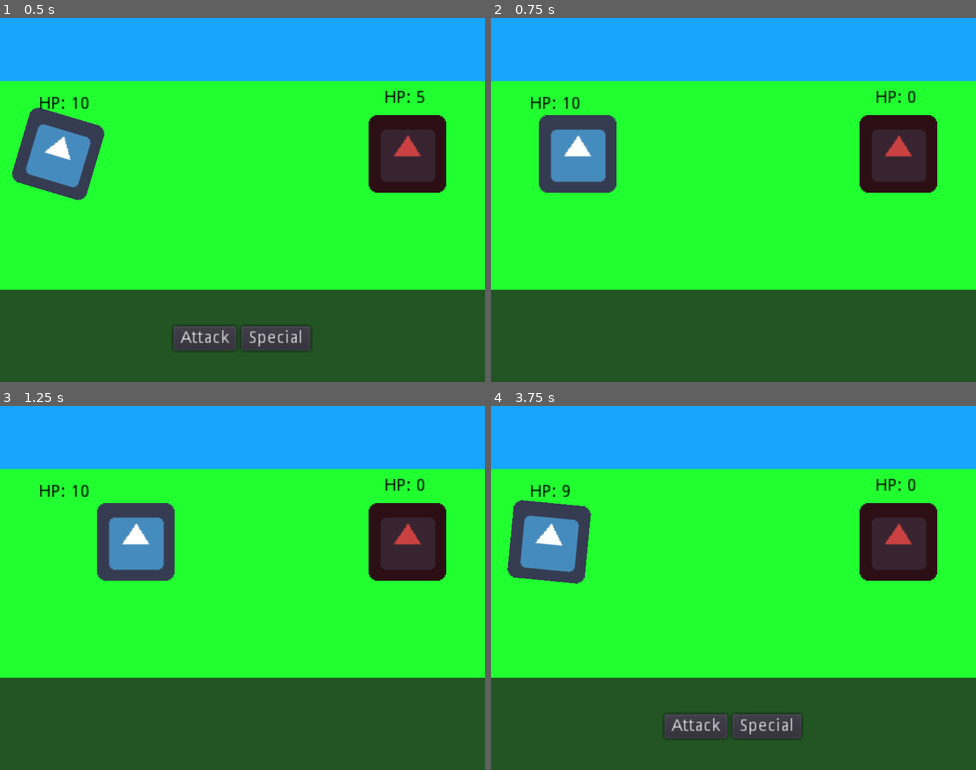
Above: before the commit, frames 1-4 (two rows, left to right).
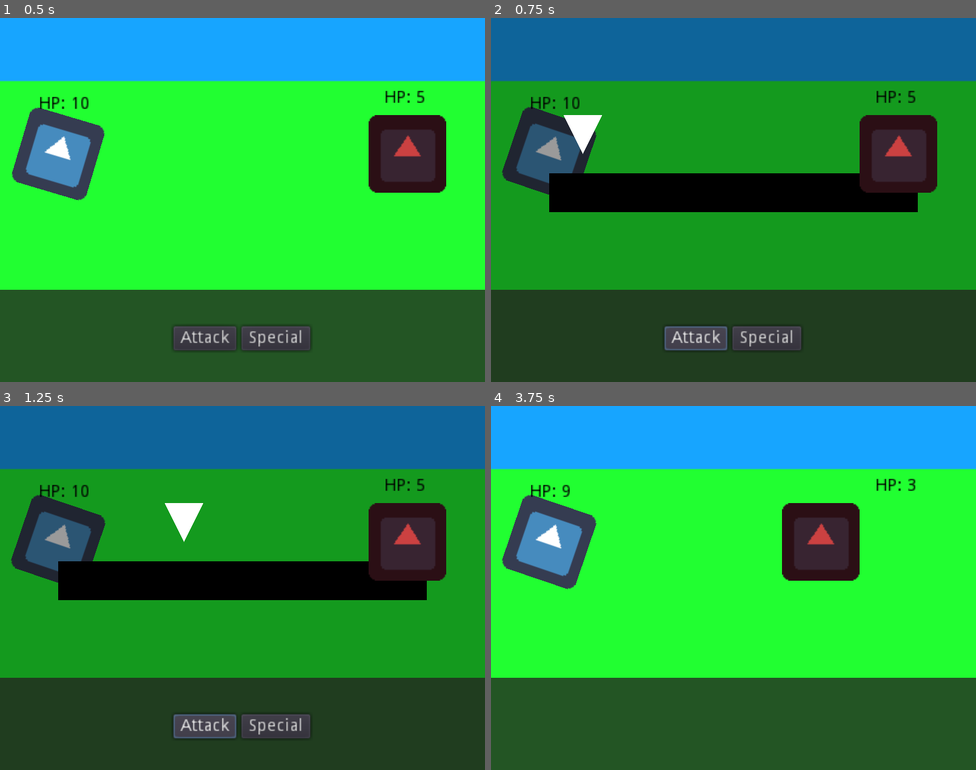
Above: after the commit, the same moments.

Repository: lahoising/GameOff
Game: Godot game, scene res://Battle.tscn
Same seed, same stepped clock (60 frames per second), same inputs: the game is played once before the commit and once after it. The engine's default icon, where the game draws it, is replaced by a stand-in: a white triangle on a blue panel in a dark square.
Inputs:
- Up to frame 1 (0.5 s): no input
- Up to frame 2 (0.75 s): click "Attack" at 0.5 s
- Up to frame 3 (1.25 s): no input
- Up to frame 4 (3.75 s): tap Enter (ui_accept) at 1.25, 1.52, 2.27 s; hold Space (ui_select) 1.28-2.03 s; tap Space (ui_select) at 2.1, 3.6 s; hold Space (ui_select) 2.78-3.53 s

Frame 1 is identical in both runs. In frame 2, 74% of the frame differs, in the area x 0-100%, y 0-92%; in frame 3, 74%; in frame 4, 9.7%.

Commit message:
Added Pointer

Diff:
--- a/Player.tscn
+++ b/Player.tscn
@@ -146,7 +146,7 @@
 "values": [ Vector2( 1, 1 ), Vector2( 1, 1 ) ]
 }
 
-[node name="Node2D" type="Node2D" index="0"]
+[node name="Node2D" type="Node2D"]
 
 script = ExtResource( 1 )
 hp = null
--- /dev/null
+++ b/Precission.tscn
@@ -0,0 +1,192 @@
+[gd_scene load_steps=4 format=2]
+
+[ext_resource path="res://Scripts/Precission.gd" type="Script" id=1]
+
+[sub_resource type="Animation" id=1]
+
+resource_name = "PointerMove"
+length = 4.0
+loop = true
+step = 0.1
+tracks/0/type = "value"
+tracks/0/path = NodePath("Pointer:position")
+tracks/0/interp = 1
+tracks/0/loop_wrap = true
+tracks/0/imported = false
+tracks/0/enabled = true
+tracks/0/keys = {
+"times": PoolRealArray( 0, 2 ),
+"transitions": PoolRealArray( 1, 1 ),
+"update": 0,
+"values": [ Vector2( 48, 96 ), Vector2( 352, 96 ) ]
+}
+tracks/1/type = "value"
+tracks/1/path = NodePath("Pointer:rotation_degrees")
+tracks/1/interp = 1
+tracks/1/loop_wrap = true
+tracks/1/imported = false
+tracks/1/enabled = true
+tracks/1/keys = {
+"times": PoolRealArray( 0, 2 ),
+"transitions": PoolRealArray( 1, 1 ),
+"update": 0,
+"values": [ 0.0, 0.0 ]
+}
+tracks/2/type = "value"
+tracks/2/path = NodePath("Pointer:scale")
+tracks/2/interp = 1
+tracks/2/loop_wrap = true
+tracks/2/imported = false
+tracks/2/enabled = true
+tracks/2/keys = {
+"times": PoolRealArray( 0, 2 ),
+"transitions": PoolRealArray( 1, 1 ),
+"update": 0,
+"values": [ Vector2( 1, 1 ), Vector2( 1, 1 ) ]
+}
+tracks/3/type = "method"
+tracks/3/path = NodePath(".")
+tracks/3/interp = 1
+tracks/3/loop_wrap = true
+tracks/3/imported = false
+tracks/3/enabled = true
+tracks/3/keys = {
+"times": PoolRealArray( 0, 0.4, 0.8, 1.2, 1.6, 2.5, 2.9, 3.1, 3.5 ),
+"transitions": PoolRealArray( 1, 1, 1, 1, 1, 1, 1, 1, 1 ),
+"values": [ {
+"args": [  ],
+"method": "setRed"
+}, {
+"args": [  ],
+"method": "setYellow"
+}, {
+"args": [  ],
+"method": "setGreen"
+}, {
+"args": [  ],
+"method": "setYellow"
+}, {
+"args": [  ],
+"method": "setRed"
+}, {
+"args": [  ],
+"method": "setYellow"
+}, {
+"args": [  ],
+"method": "setGreen"
+}, {
+"args": [  ],
+"method": "setYellow"
+}, {
+"args": [  ],
+"method": "setRed"
+} ]
+}
+
+[sub_resource type="Animation" id=2]
+
+resource_name = "PointerStart"
+length = 1.0
+loop = false
+step = 0.1
+tracks/0/type = "value"
+tracks/0/path = NodePath("Pointer:position")
+tracks/0/interp = 1
+tracks/0/loop_wrap = true
+tracks/0/imported = false
+tracks/0/enabled = true
+tracks/0/keys = {
+"times": PoolRealArray( 0 ),
+"transitions": PoolRealArray( 1 ),
+"update": 0,
+"values": [ Vector2( 48, 96 ) ]
+}
+tracks/1/type = "value"
+tracks/1/path = NodePath("Pointer:rotation_degrees")
+tracks/1/interp = 1
+tracks/1/loop_wrap = true
+tracks/1/imported = false
+tracks/1/enabled = true
+tracks/1/keys = {
+"times": PoolRealArray( 0 ),
+"transitions": PoolRealArray( 1 ),
+"update": 0,
+"values": [ 0.0 ]
+}
+tracks/2/type = "value"
+tracks/2/path = NodePath("Pointer:scale")
+tracks/2/interp = 1
+tracks/2/loop_wrap = true
+tracks/2/imported = false
+tracks/2/enabled = true
+tracks/2/keys = {
+"times": PoolRealArray( 0 ),
+"transitions": PoolRealArray( 1 ),
+"update": 0,
+"values": [ Vector2( 1, 1 ) ]
+}
+
+[node name="Precission" type="Node2D" index="0"]
+
+pause_mode = 2
+script = ExtResource( 1 )
+_sections_unfolded = [ "Pause" ]
+
+[node name="Background" type="Polygon2D" parent="." index="0"]
+
+polygon = PoolVector2Array( 0, 0, 400, 0, 400, 304, 0, 304 )
+uv = PoolVector2Array(  )
+color = Color( 0, 0, 0, 0.392235 )
+vertex_colors = PoolColorArray(  )
+offset = Vector2( 0, 0 )
+antialiased = false
+texture = null
+texture_offset = Vector2( 0, 0 )
+texture_scale = Vector2( 1, 1 )
+texture_rotation_degrees = 0.0
+invert_enable = false
+invert_border = 100.0
+
+[node name="Meter" type="Polygon2D" parent="." index="1"]
+
+position = Vector2( 48, 128 )
+polygon = PoolVector2Array( 0, 0, 304, 0, 304, 32, 0, 32 )
+uv = PoolVector2Array(  )
+color = Color( 0, 0, 0, 1 )
+vertex_colors = PoolColorArray(  )
+offset = Vector2( 0, 0 )
+antialiased = false
+texture = null
+texture_offset = Vector2( 0, 0 )
+texture_scale = Vector2( 1, 1 )
+texture_rotation_degrees = 0.0
+invert_enable = false
+invert_border = 100.0
+_sections_unfolded = [ "Transform" ]
+
+[node name="Pointer" type="Polygon2D" parent="." index="2"]
+
+position = Vector2( 48, 96 )
+polygon = PoolVector2Array( -16, -16, 0, 16, 16, -16 )
+uv = PoolVector2Array(  )
+color = Color( 1, 1, 1, 1 )
+vertex_colors = PoolColorArray(  )
+offset = Vector2( 0, 0 )
+antialiased = false
+texture = null
+texture_offset = Vector2( 0, 0 )
+texture_scale = Vector2( 1, 1 )
+texture_rotation_degrees = 0.0
+invert_enable = false
+invert_border = 100.0
+
+[node name="AnimationPlayer" type="AnimationPlayer" parent="." index="3"]
+
+root_node = NodePath("..")
+autoplay = ""
+playback_process_mode = 1
+playback_default_blend_time = 0.0
+playback_speed = 1.0
+anims/PointerMove = SubResource( 1 )
+anims/PointerStart = SubResource( 2 )
+blend_times = [  ]
--- a/Scripts/Battle.gd
+++ b/Scripts/Battle.gd
@@ -1,4 +1,6 @@
 extends Node
+
+const PRESS = preload("res://Precission.tscn")
 
 onready var player = get_node("Player")
 onready var enemy = get_node("Enemy")
@@ -19,7 +21,7 @@
 	currState = battleStates.PLAYERSELECT
 	print("state: " + str(currState))
 	get_node("Dialog/PanelContainer/Container/HBoxContainer/Special").connect("pressed", player, "special", [enemy])
-	get_node("Dialog/PanelContainer/Container/HBoxContainer/Attack").connect("pressed", get_node("Player"), "attack", [get_node("Enemy"), player.attck])
+	get_node("Dialog/PanelContainer/Container/HBoxContainer/Attack").connect("pressed", get_node("Player"), "attacking", [get_node("Enemy"), player.attck])
 
 func nextState():
 	if currState == battleStates.PLAYERSELECT:
--- a/Scripts/Player.gd
+++ b/Scripts/Player.gd
@@ -1,16 +1,19 @@
 extends "Unit.gd"
 
 onready var hpLabel = get_node("Label")
-
-func _ready():
-	pass
+const PRES = preload("res://Precission.tscn")
 
 func _process(delta):
 	hpLabel.text = "HP: "+str(hp)
 
-func attack(target, power):
+func attacking(target, power):
 	get_node("AnimationPlayer").play("PlayerAttack")
-	.attack(target, power)
+	var pres = PRES.instance()
+	add_child(pres)
+	pres.global_position = Vector2(0,0)
+	pres.target = target
+	pres.power = power
+	pres.get_node("AnimationPlayer").play("PointerMove")
 
 func special(target):
 	get_node("AnimationPlayer").play("PlayerAttack")
--- /dev/null
+++ b/Scripts/Precission.gd
@@ -0,0 +1,37 @@
+extends Node2D
+
+var pointer
+var target
+var power
+
+func _ready():
+	pointer = 0
+	get_tree().paused = true
+
+func _input(event):
+	if event.is_action_pressed("ui_select"):
+		get_node("AnimationPlayer").stop()
+		$AnimationPlayer.play("PointerStart")
+		get_parent().attack(target, power*getPoint())
+		get_tree().paused = false
+		queue_free()
+
+func setRed():
+	pointer = 0
+
+func setYellow():
+	pointer = 1
+
+func setGreen():
+	pointer = 2
+
+func getPoint():
+	#red
+	if pointer == 0:
+		return 0
+	#yellow
+	elif pointer == 1:
+		return 0.7
+	#green
+	else:
+		return 1
--- a/Scripts/Unit.gd
+++ b/Scripts/Unit.gd
@@ -10,6 +10,7 @@
 	pass
 
 func attack(target, power):
+	print("power: " +str(power))
 	target.takeDamage(power)
 	prompt.moving = true
 	nextState()
@@ -26,10 +27,10 @@
 	var damage = power - defense
 	if damage > 0:
 		hp -= damage
-		if (hp < 0):
-			hp = 0
 		prompt.messages.append("the target took "+str(damage)+" damage")
-		#prompt.switch()
 	else:
 		hp -= 1
 		prompt.messages.append("the target took 1 damage")
+
+	if (hp < 0):
+			hp = 0
